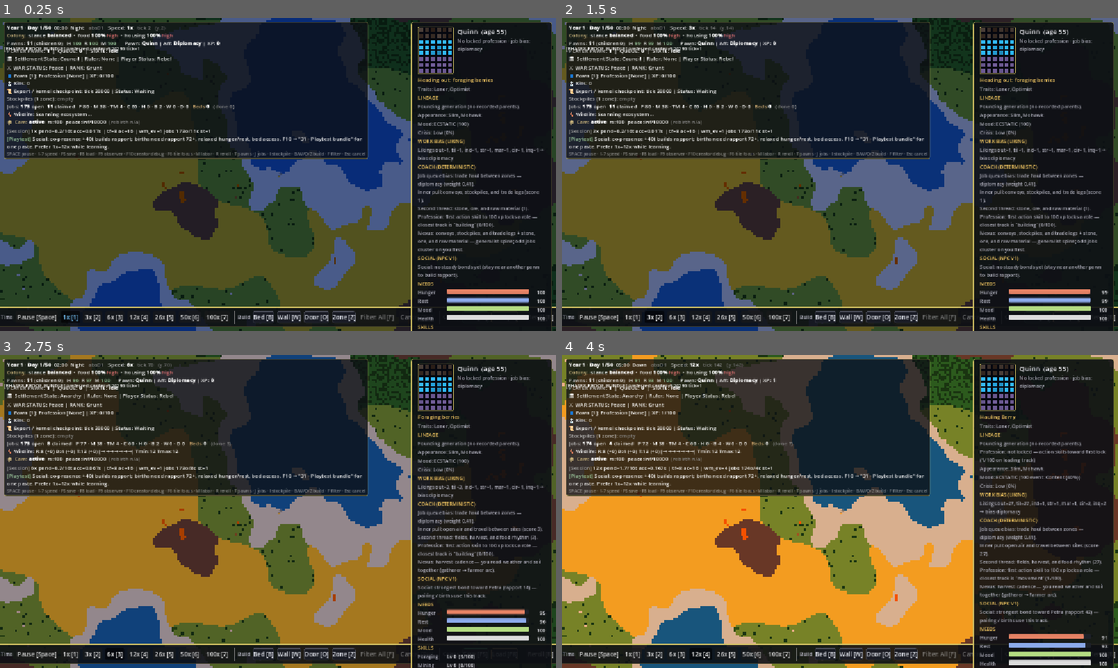
Above: before the commit, frames 1-4 (two rows, left to right).
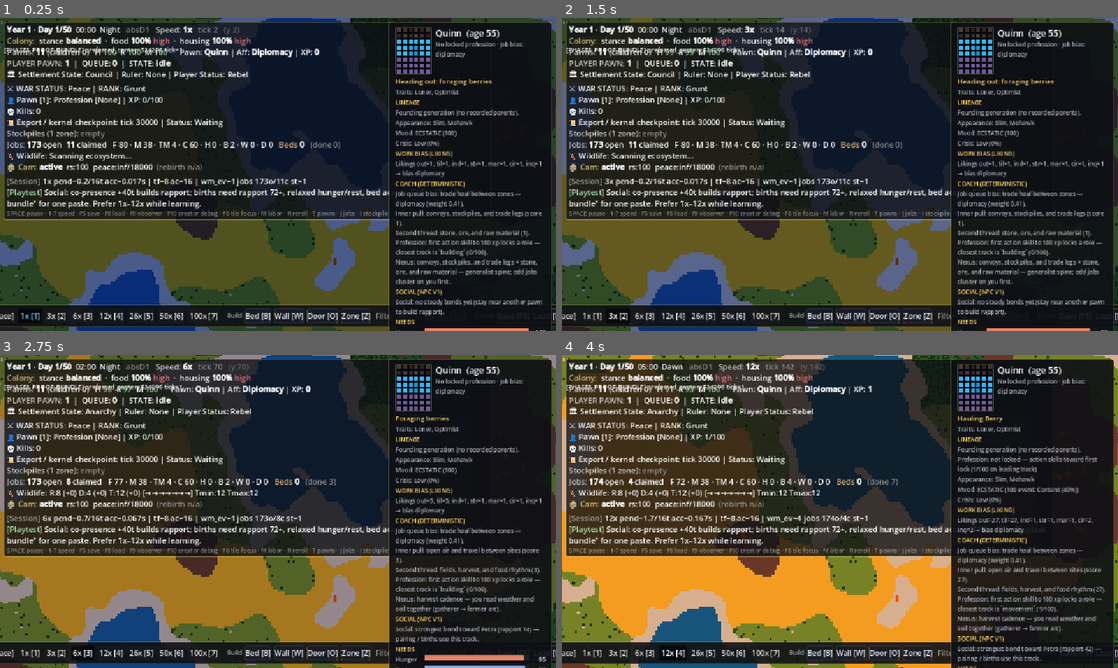
Above: after the commit, the same moments.

Repository: PVAGR/HeelKawn1
Game: Godot game, scene res://scenes/main/Main.tscn
The game is run twice, just before and just after one commit, with the same random seed, the same clock (stepped at 60 frames per second) and the same inputs.
Inputs (mouse positions are in pixels of both pictures, inside the frame that each line leads up to):
- Up to frame 1 (0.25 s): no input
- Up to frame 2 (1.5 s): click "1x [1]" at 0.5 s; click "3x [2]" at 1.25 s
- Up to frame 3 (2.75 s): click "6x [3]" at 2 s
- Up to frame 4 (4 s): tap Enter at 2.75, 2.85 s; move the mouse to (962, 495) at 2.77 s; hold Right (ui_right) 2.78-3.5 s; click (962, 495) at 2.92 s; tap Space at 3.02 s; click "12x [4]" at 3.5 s

The runs differ from the first frame. In frame 1, 36% of the frame differs, in the area x 0-100%, y 0-100%; in frame 2, 36%; in frame 3, 37%; in frame 4, 38%.

Commit message:
Readable UI: larger fonts, 720p base, stretch scale 1.12
Made-with: Cursor

Diff:
--- a/project.godot
+++ b/project.godot
@@ -56,11 +56,12 @@
 
 [display]
 
-window/size/viewport_width=1152
-window/size/viewport_height=648
+window/size/viewport_width=1280
+window/size/viewport_height=720
 window/stretch/mode="canvas_items"
 window/stretch/aspect="expand"
 window/stretch/scale_mode="fractional"
+window/stretch/scale=1.12
 
 [rendering]
 
--- a/scenes/main/Main.gd
+++ b/scenes/main/Main.gd
@@ -1946,7 +1946,7 @@
 	_phase8_proof_overlay_text.mouse_filter = Control.MOUSE_FILTER_IGNORE
 	_phase8_proof_overlay_text.position = Vector2(8, 56)
 	_phase8_proof_overlay_text.size = Vector2(1240, 96)
-	_phase8_proof_overlay_text.add_theme_font_size_override("normal_font_size", 10)
+	_phase8_proof_overlay_text.add_theme_font_size_override("normal_font_size", 13)
 	_phase8_proof_overlay_layer.add_child(_phase8_proof_overlay_text)
 	if not SettlementMemory.phase8_proof_bundle_emitted.is_connected(_on_phase8_proof_bundle_emitted):
 		SettlementMemory.phase8_proof_bundle_emitted.connect(_on_phase8_proof_bundle_emitted)
@@ -1967,9 +1967,9 @@
 		return
 	var terminal_line: String = SettlementMemory.get_phase8_proof_terminal_line()
 	if terminal_line != "":
+		_phase8_proof_overlay_text.add_theme_font_size_override("normal_font_size", 16)
+	else:
 		_phase8_proof_overlay_text.add_theme_font_size_override("normal_font_size", 13)
-	else:
-		_phase8_proof_overlay_text.add_theme_font_size_override("normal_font_size", 10)
 
 
 func _on_phase8_proof_bundle_emitted(bundle_line: String) -> void:
--- a/scenes/ui/ColonyHUD.tscn
+++ b/scenes/ui/ColonyHUD.tscn
@@ -8,8 +8,8 @@
 [node name="Panel" type="PanelContainer" parent="."]
 offset_left = 8.0
 offset_top = 8.0
-offset_right = 520.0
-offset_bottom = 78.0
+offset_right = 560.0
+offset_bottom = 96.0
 mouse_filter = 2
 
 [node name="Margin" type="MarginContainer" parent="Panel"]
@@ -23,7 +23,7 @@
 layout_mode = 2
 size_flags_horizontal = 3
 size_flags_vertical = 3
-custom_minimum_size = Vector2(500, 52)
+custom_minimum_size = Vector2(540, 72)
 bbcode_enabled = true
 fit_content = true
 scroll_active = false
--- a/scripts/ui/BuildToolbar.gd
+++ b/scripts/ui/BuildToolbar.gd
@@ -45,8 +45,8 @@
 const ACCENT_SAVE:  Color = Color8(100, 200, 140)  # save (disk)
 const ACCENT_LOAD:  Color = Color8(200, 160, 100)  # load / recall
 
-const FONT_SIZE_BUTTON: int = 12
-const FONT_SIZE_LABEL:  int = 10
+const FONT_SIZE_BUTTON: int = 15
+const FONT_SIZE_LABEL:  int = 12
 
 # ---- build mode entries ----
 const BUILD_ENTRIES: Array = [
--- a/scripts/ui/ColonyHUD.gd
+++ b/scripts/ui/ColonyHUD.gd
@@ -15,10 +15,9 @@
 const PANEL_BG: Color = Color(0.05, 0.06, 0.08, 0.78)
 const PANEL_BORDER: Color = Color(0.85, 0.78, 0.40, 0.70)
 
-# Tuned to be unobtrusive: thin top-left strip, easy to read, doesn't
-# eat the world.
-const FONT_SIZE_BODY: int = 11
-const FONT_SIZE_HOTKEYS: int = 9
+# Readable on 720p+; scales with project stretch/scale.
+const FONT_SIZE_BODY: int = 16
+const FONT_SIZE_HOTKEYS: int = 12
 const PANEL_PAD_X: int = 6
 const PANEL_PAD_Y: int = 4
 
--- a/scripts/ui/CreatorDebugMenu.gd
+++ b/scripts/ui/CreatorDebugMenu.gd
@@ -125,10 +125,12 @@
 	var title: Label = Label.new()
 	title.text = "HeelKawn — Creator debug (F10 · Esc · F6 tile focus)"
 	title.autowrap_mode = TextServer.AUTOWRAP_WORD_SMART
+	title.add_theme_font_size_override("font_size", 18)
 	_vbox.add_child(title)
 	var hint: Label = Label.new()
 	hint.text = "Deterministic sim: no RNG in world history. Copy blocks between === from Output for the AI.\nInstall extensions: open Command Palette → \"Extensions: Show Recommended Extensions\"."
 	hint.autowrap_mode = TextServer.AUTOWRAP_WORD_SMART
+	hint.add_theme_font_size_override("font_size", 14)
 	_vbox.add_child(hint)
 	for row in DEBUG_REPORT_ROWS:
 		_add_report_button(str(row.get("label", "?")), str(row.get("id", "")))
@@ -137,7 +139,8 @@
 func _add_report_button(label_text: String, report_id: String) -> void:
 	var b: Button = Button.new()
 	b.text = label_text
-	b.custom_minimum_size = Vector2(PANEL_W - 40, 26)
+	b.add_theme_font_size_override("font_size", 15)
+	b.custom_minimum_size = Vector2(PANEL_W - 40, 30)
 	b.pressed.connect(_emit_report.bind(report_id))
 	_vbox.add_child(b)
 
--- a/scripts/ui/FocusInspector.gd
+++ b/scripts/ui/FocusInspector.gd
@@ -3,7 +3,7 @@
 
 const PANEL_BG: Color = Color(0.05, 0.06, 0.08, 0.78)
 const PANEL_BORDER: Color = Color(0.85, 0.78, 0.40, 0.70)
-const FONT_SIZE: int = 13
+const FONT_SIZE: int = 16
 
 @onready var _title: RichTextLabel = $Card/Margin/VBox/Title
 @onready var _type: RichTextLabel = $Card/Margin/VBox/Type
--- a/scripts/ui/ObserverHUD.gd
+++ b/scripts/ui/ObserverHUD.gd
@@ -3,7 +3,7 @@
 
 const PANEL_BG: Color = Color(0.05, 0.06, 0.08, 0.78)
 const PANEL_BORDER: Color = Color(0.85, 0.78, 0.40, 0.70)
-const FONT_SIZE: int = 13
+const FONT_SIZE: int = 16
 
 @onready var _world_text: RichTextLabel = $WorldGovernancePanel/Margin/Text
 @onready var _demo_text: RichTextLabel = $DemoEconomyPanel/Margin/Text
--- a/scripts/ui/PawnInfoPanel.gd
+++ b/scripts/ui/PawnInfoPanel.gd
@@ -15,11 +15,11 @@
 const TEXT_BRIGHT:  Color = Color(0.96, 0.96, 0.98)
 const ACCENT:       Color = Color8(255, 209, 102)
 
-const FONT_TITLE: int = 14
-const FONT_BODY:  int = 11
-const FONT_SMALL: int = 10
-
-const PANEL_WIDTH:    float = 292.0
+const FONT_TITLE: int = 18
+const FONT_BODY:  int = 14
+const FONT_SMALL: int = 12
+
+const PANEL_WIDTH:    float = 336.0
 const RIGHT_INSET:    float = 8.0
 const TOP_INSET:      float = 8.0
 const PORTRAIT_COLS:  int = 6
Not shown, changed: HEELKAWN.txt
